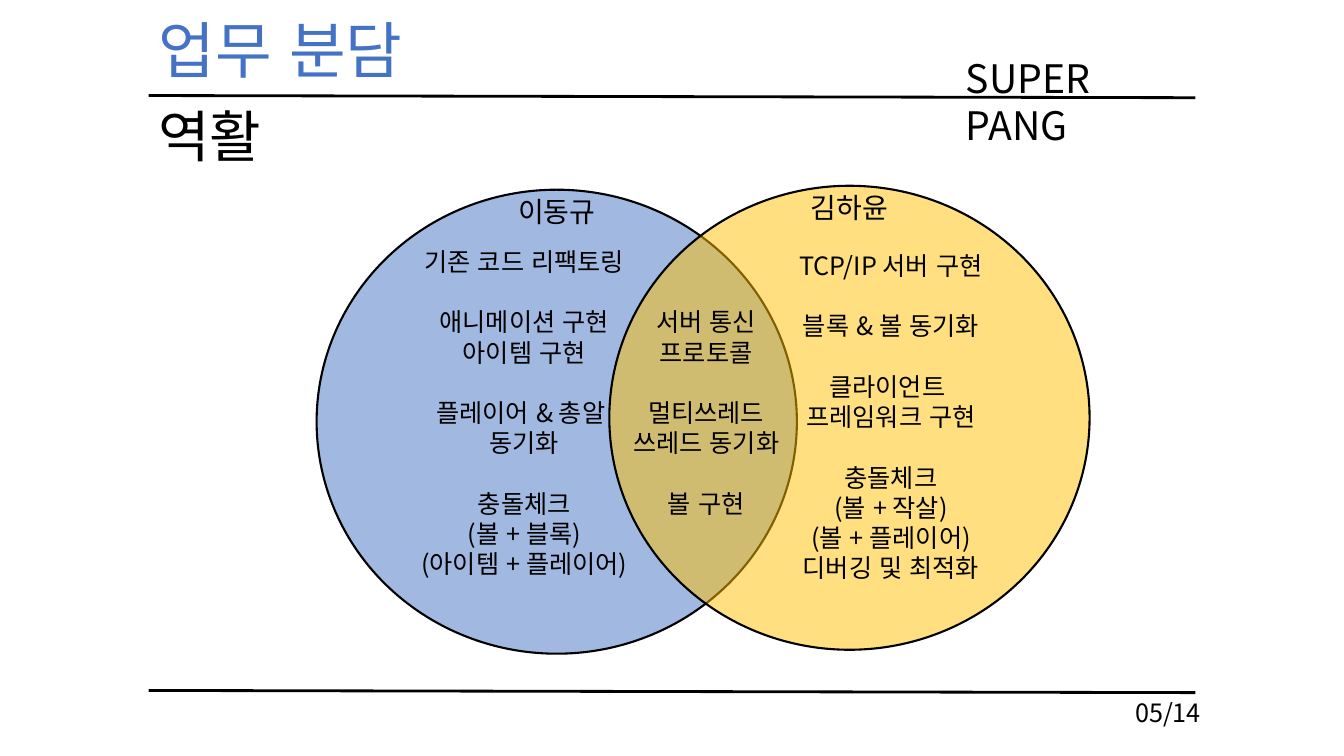
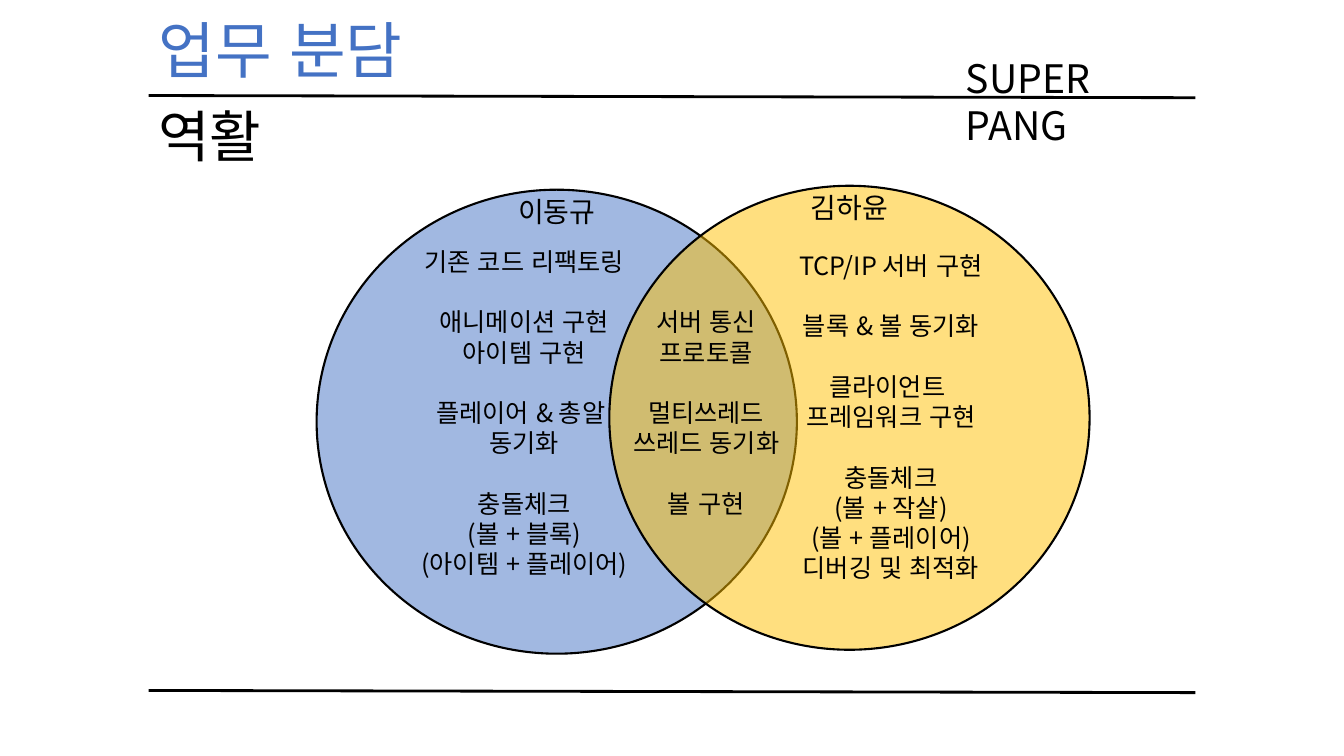
Before and after one commit to KimHaYoon/NetworkGamePrograming, a slide deck: slide 6 of 네트워크 게임 프로그래밍 레포트.pptx (slide 5 before the commit). Drawn at 1344x756 pixels with LibreOffice and Linux fonts; fonts in the diff are those of the drawing. Boxes give left, top, right and bottom in pixels: in the first picture for what was removed or moved away, otherwise in the second. Text is boxed around its words. In the diff, an @@ line names an element or a change of style, - is before the commit and + after.

```diff
--- a/네트워크 게임 프로그래밍 레포트.pptx
+++ b/네트워크 게임 프로그래밍 레포트.pptx
@@ text removed at box(1135, 702, 1201, 727) @@
-05/14
```
Also in this commit, not shown: 7 other slides changed, 1 slide added.
